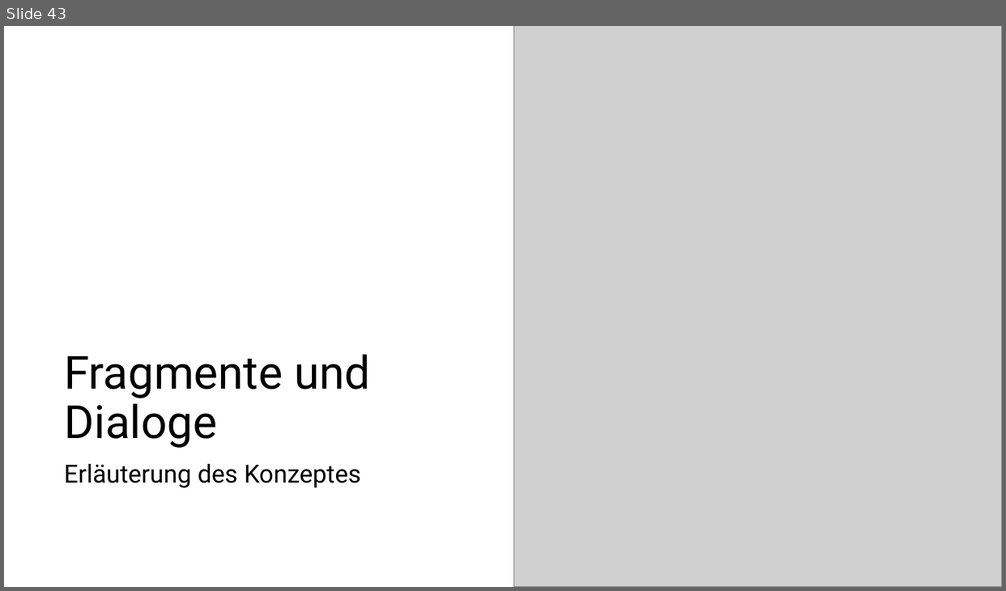
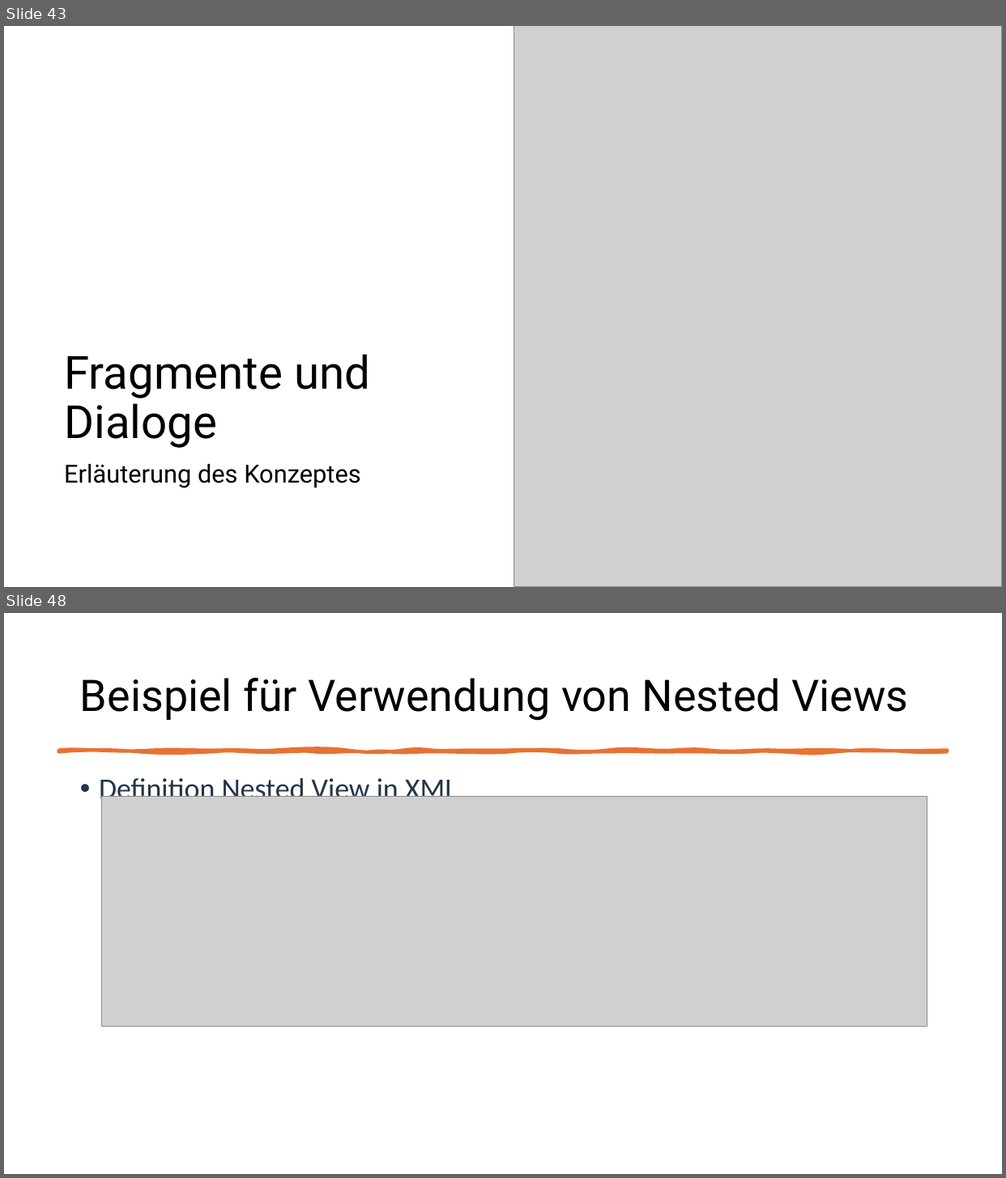
Before and after one commit to MatLange/SAPTraining, a slide deck: Tag02_SAPUI5-Fiori_DE.pptx. Shown one above the other, each under a label of ours: slide 43 before the commit, slides 43 and 48 after it; the slides between them are not shown. The pictures are 1006x591 and 1006x1178 pixels, drawn with LibreOffice and Linux fonts; fonts in the diff are those of the drawing; grey boxes stand for pictures. Boxes give left, top, right and bottom in pixels: in the first picture for what was removed or moved away, otherwise in the second. Text is boxed around its words. In the diff, an @@ line names an element or a change of style, - is before the commit and + after.

```diff
--- a/Tag02_SAPUI5-Fiori_DE.pptx
+++ b/Tag02_SAPUI5-Fiori_DE.pptx
@@ slide 48 added at (x1=4, y1=613, x2=1002, y2=1174), background #FFFFFF @@
@@ title added at (x1=80, y1=678, x2=908, y2=721), 42 pt, text #000000 @@
+Beispiel für Verwendung von Nested Views
@@ freeform shape added at (x1=58, y1=750, x2=948, y2=752), fill #E97132, outline #E97132 3.25 pt @@
@@ text added at (x1=99, y1=775, x2=457, y2=807), 28 pt, text #223548 @@
+• Definition Nested View in XML
@@ picture added at (x1=102, y1=796, x2=928, y2=1027) @@
```
Also in this commit, not shown: 8 other slides added, 3 other files.
